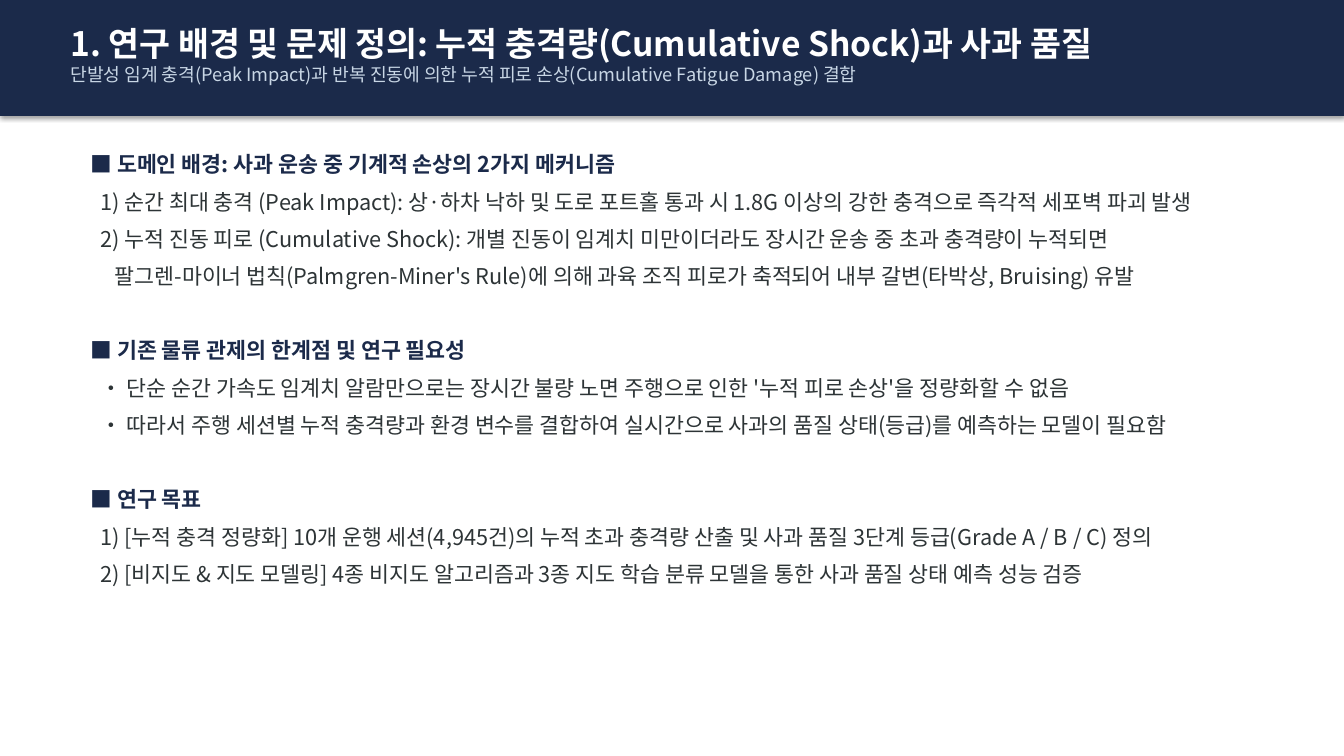
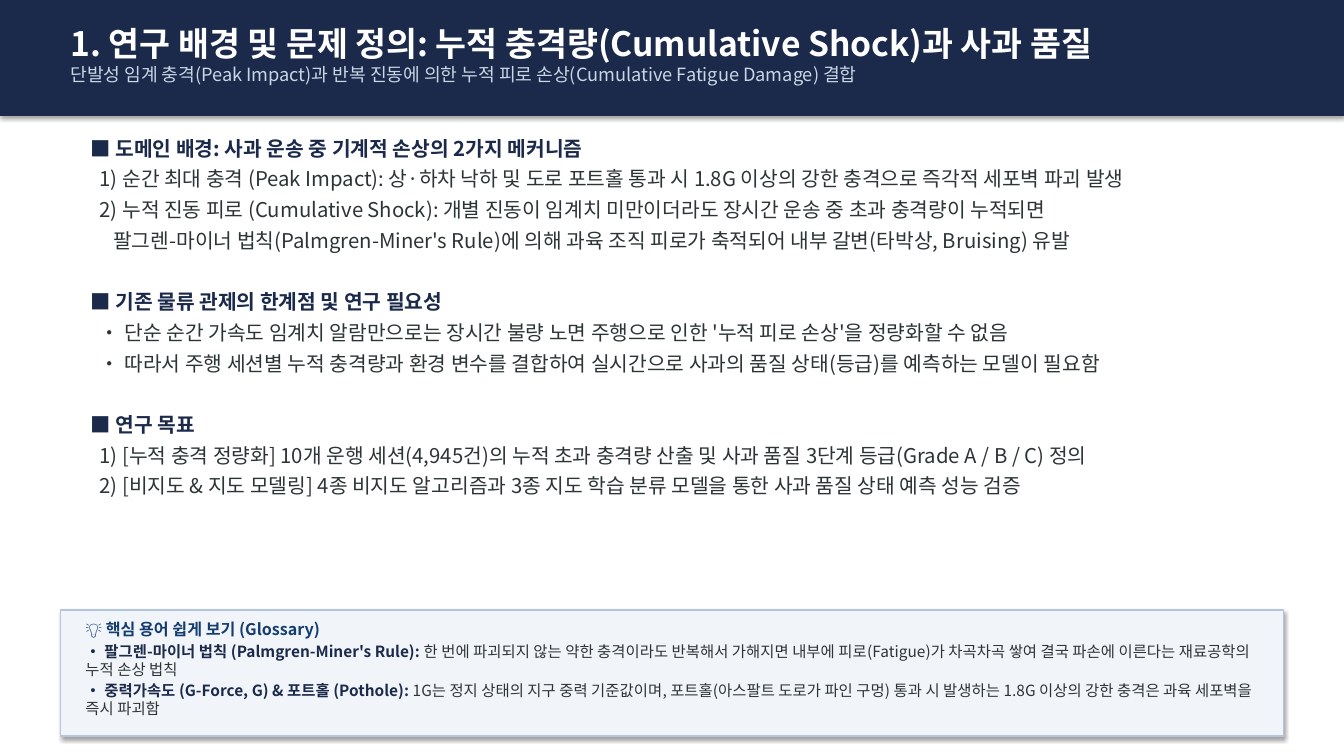
Before and after one commit to sungmin9910/prediction, a slide deck: slide 2 of 사과_운송_이상충격_예측_발표자료.pptx. Drawn at 1344x756 pixels with LibreOffice and Linux fonts; fonts in the diff are those of the drawing. Boxes give left, top, right and bottom in pixels: in the first picture for what was removed or moved away, otherwise in the second. Text is boxed around its words. In the diff, an @@ line names an element or a change of style, - is before the commit and + after.

Commit message:
feat: Add bottom glossary boxes explaining technical terms on slides 2-10

```diff
--- a/사과_운송_이상충격_예측_발표자료.pptx
+++ b/사과_운송_이상충격_예측_발표자료.pptx
@@ text "■ 도메인 배경: 사과 운송 ...": place and size @@
-text "■ 도메인 배경: 사과 운송 ..." at box(100, 153, 1192, 586)
+text "■ 도메인 배경: 사과 운송 ..." at box(100, 139, 1123, 497)
@@ text "■ 도메인 배경: 사과 운송 ..." at box(100, 139, 1123, 497): size 15.5 to 14.5 pt; less space between paragraphs @@
@@ rectangle added at box(60, 610, 1284, 736), fill #F1F5F9, outline #B4C6DC 1.2 pt @@
@@ text added at box(85, 621, 1252, 715), 11 pt, text #2D3436 @@
+💡 핵심 용어 쉽게 보기 (Glossary)
+• 팔그렌-마이너 법칙 (Palmgren-Miner's Rule): 한 번에 파괴되지 않는 약한 충격이라도 반복해서 가해지면 내부에 피로(Fatigue)가 차곡차곡 쌓여 결국 파손에 이른다는 재료공학의 누적 손상 법칙
+• 중력가속도 (G-Force, G) & 포트홀 (Pothole): 1G는 정지 상태의 지구 중력 기준값이며, 포트홀(아스팔트 도로가 파인 구멍) 통과 시 발생하는 1.8G 이상의 강한 충격은 과육 세포벽을 즉시 파괴함
```
Also in this commit, not shown: 8 other slides changed, 1 other file.
